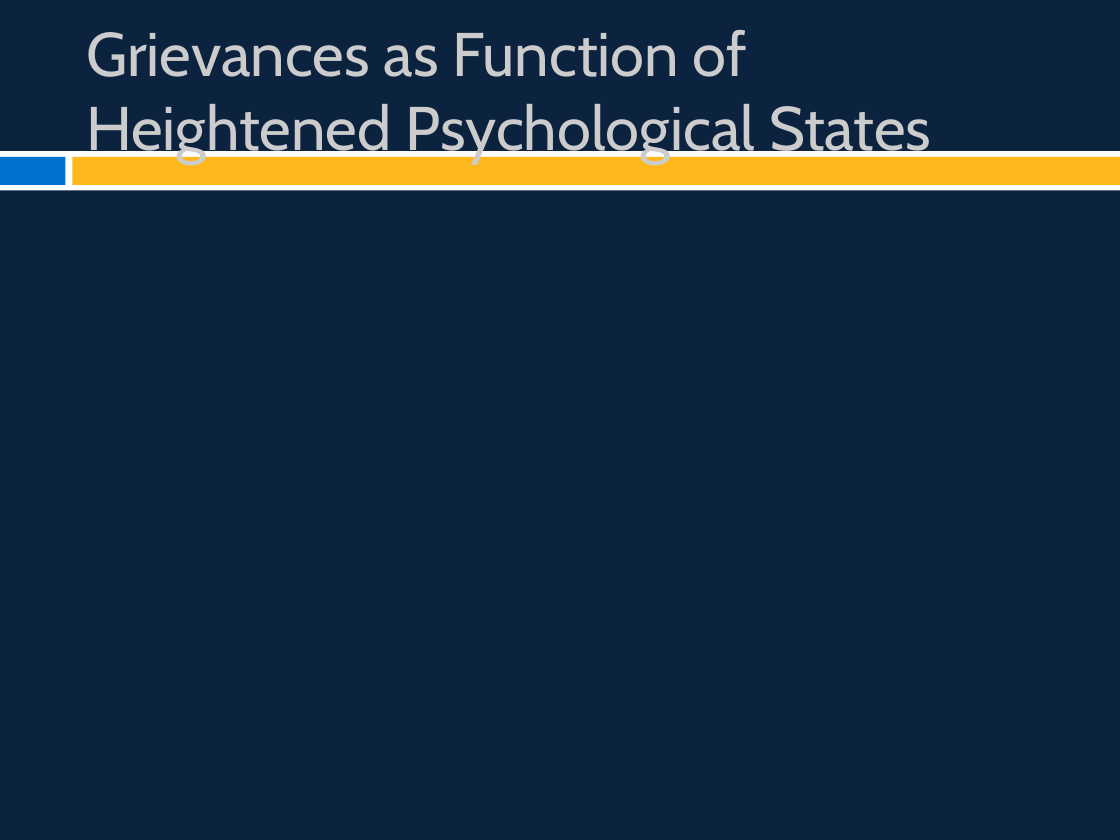
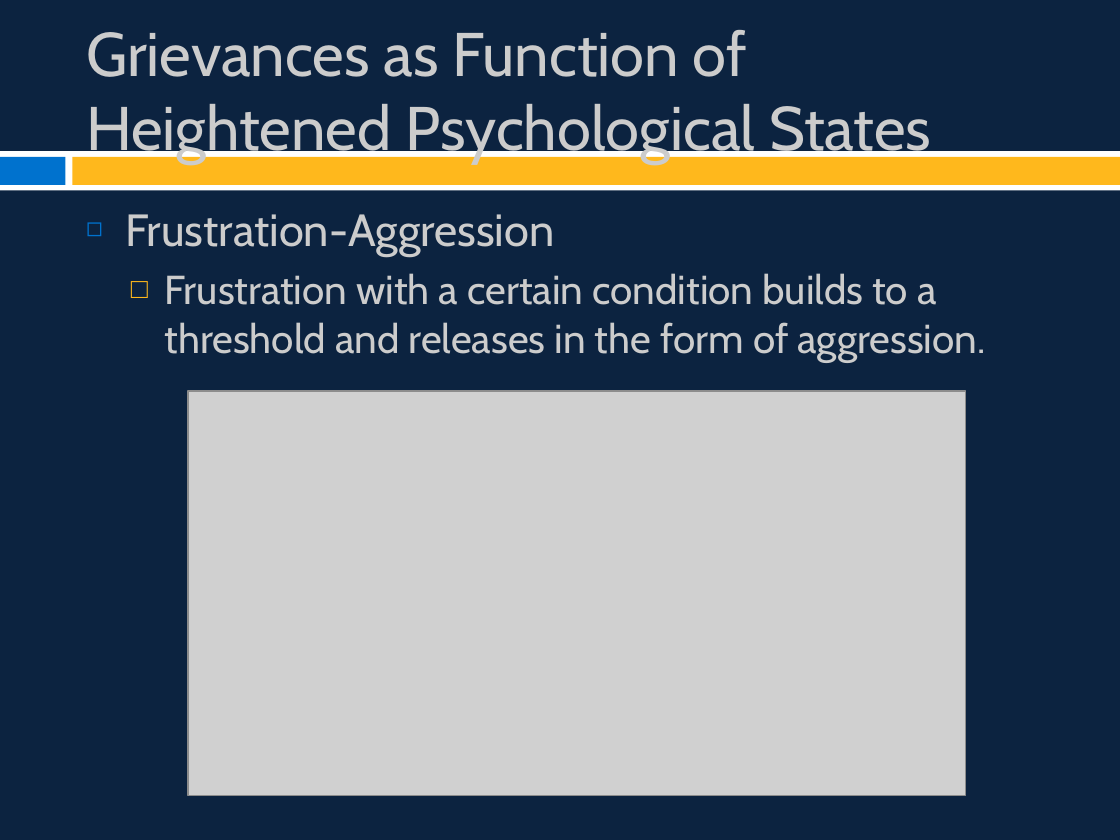
Before and after one commit to burrelvannjr/movements_csuf, a slide deck: slide 19 of ppts/Chapter 2 Slides.pptx (slide 16 before the commit). Drawn at 1120x840 pixels with LibreOffice and Linux fonts; fonts in the diff are those of the drawing; grey boxes stand for pictures. Boxes give left, top, right and bottom in pixels: in the first picture for what was removed or moved away, otherwise in the second. Text is boxed around its words. In the diff, an @@ line names an element or a change of style, - is before the commit and + after.

```diff
--- a/ppts/Chapter 2 Slides.pptx
+++ b/ppts/Chapter 2 Slides.pptx
@@ text added at (x1=125, y1=214, x2=986, y2=362), 26 pt, text #CCCCCC @@
+◻ Frustration-Aggression
+  □ Frustration with a certain condition builds to a threshold and releases in the form of aggression.
@@ picture added at (x1=188, y1=391, x2=965, y2=795) @@
```
Also in this commit, not shown: 5 other slides changed, 13 slides added, 1 slide removed, 42 other files.
